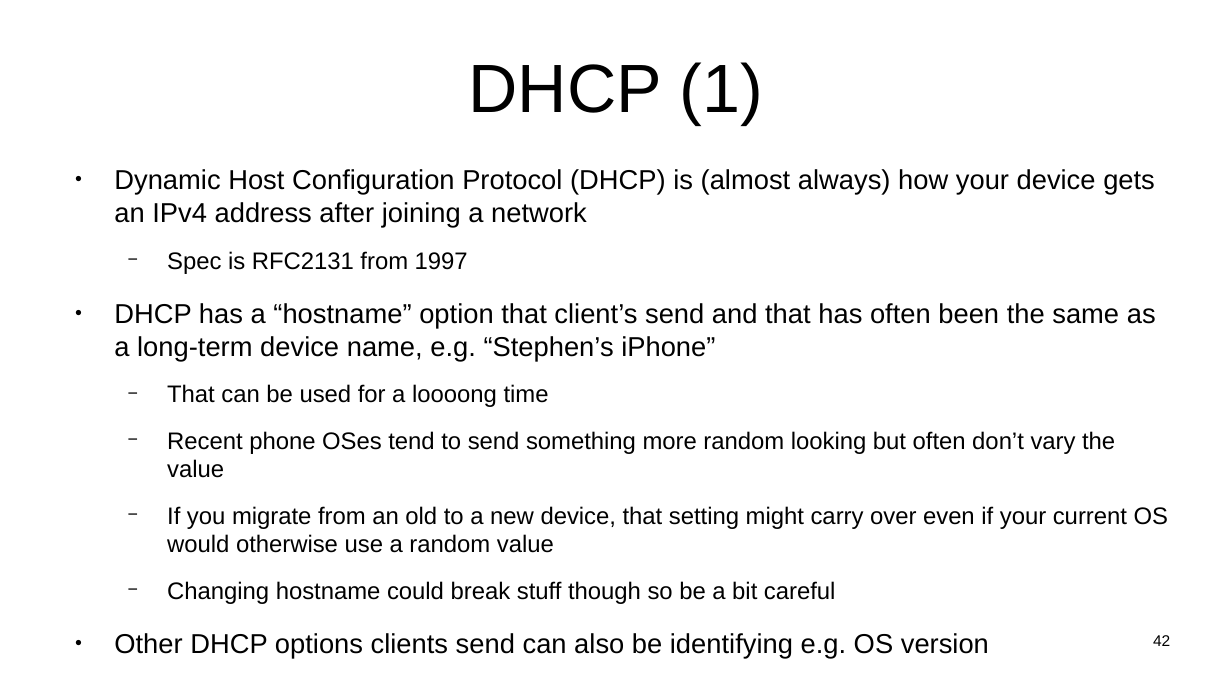
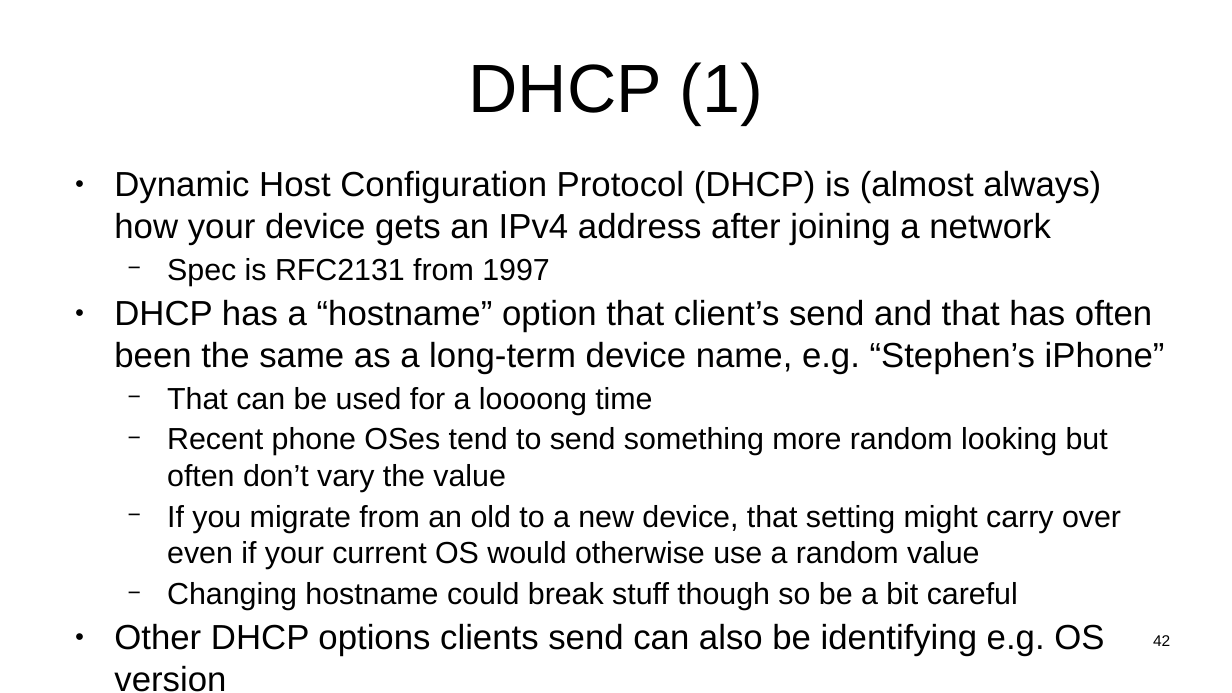
Before and after one commit to sftcd/witidtm, a slide deck: slide 42 of lectures/2024-2025/labs.odp. Drawn at 1232x693 pixels with LibreOffice and Linux fonts; fonts in the diff are those of the drawing. Boxes give left, top, right and bottom in pixels: in the first picture for what was removed or moved away, otherwise in the second. Text is boxed around its words. In the diff, an @@ line names an element or a change of style, - is before the commit and + after.

```diff
--- a/lectures/2024-2025/labs.odp
+++ b/lectures/2024-2025/labs.odp
@@ text "Dynamic Host Configuration Protocol (DHCP) ..." at (114, 170, 1165, 692): size 17.6 to 22.4 pt in "Dynamic Host Configuration Protocol (DHCP) is (almost ...", "DHCP has a “hostname” option that client’s ...", "Other DHCP options clients send can also ..."; size 15.4 to 19.6 pt in "Spec is RFC2131 from 1997", "That can be used for a loooong ...", "Recent phone OSes tend to send something ...", "If you migrate from an old to ..." and 1 more places; less space between paragraphs @@
```
Also in this commit, not shown: 6 other slides changed, 8 slides added, 3 other files.
